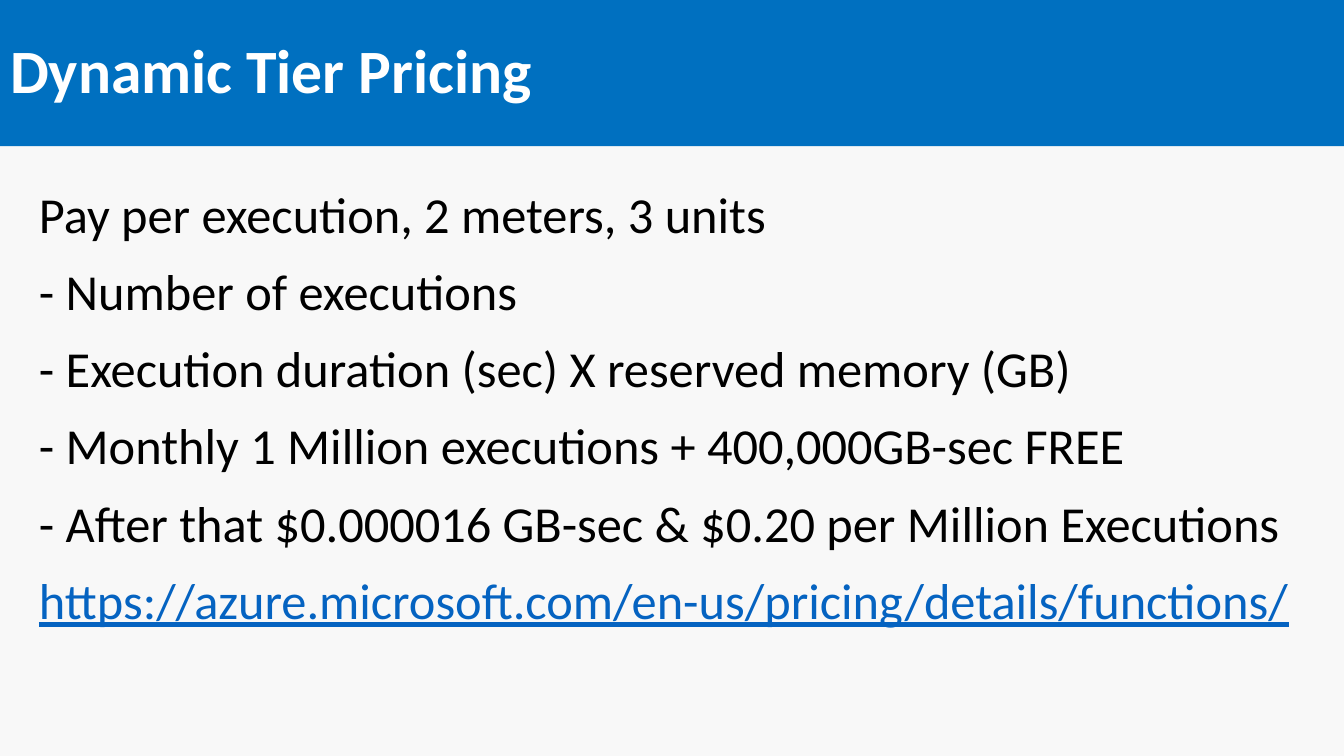
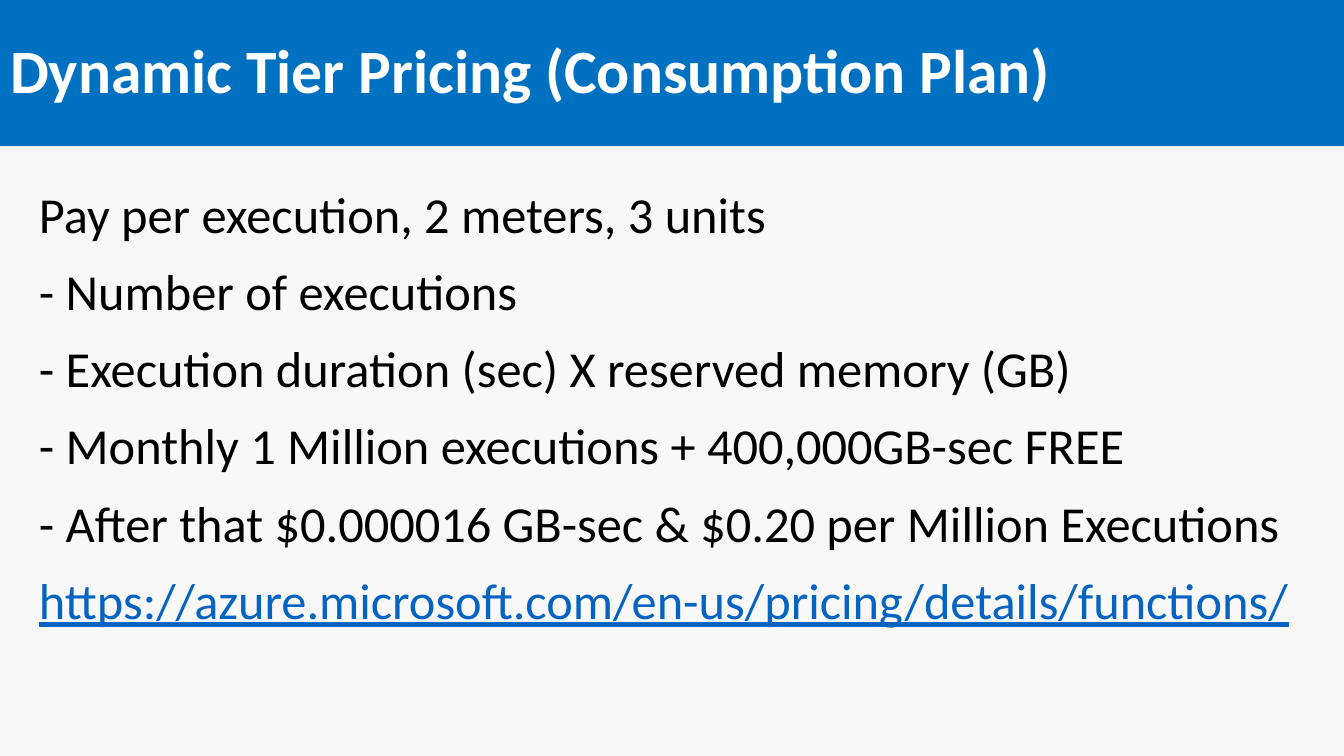
Before and after one commit to SeanFeldman/AzureFunctions-DotNet-YYC, a slide deck: slide 5 of AzureFunctions.pptx (slide 4 before the commit). Drawn at 1344x756 pixels with LibreOffice and Linux fonts; fonts in the diff are those of the drawing. Boxes give left, top, right and bottom in pixels: in the first picture for what was removed or moved away, otherwise in the second. Text is boxed around its words. In the diff, an @@ line names an element or a change of style, - is before the commit and + after.

Commit message:
plan name updated

```diff
--- a/AzureFunctions.pptx
+++ b/AzureFunctions.pptx
@@ title at [10,47,1050,104]: text changed @@
-Dynamic Tier Pricing
+Dynamic Tier Pricing (Consumption Plan)
```
Also in this commit, not shown: 2 other slides changed, 1 slide added.
